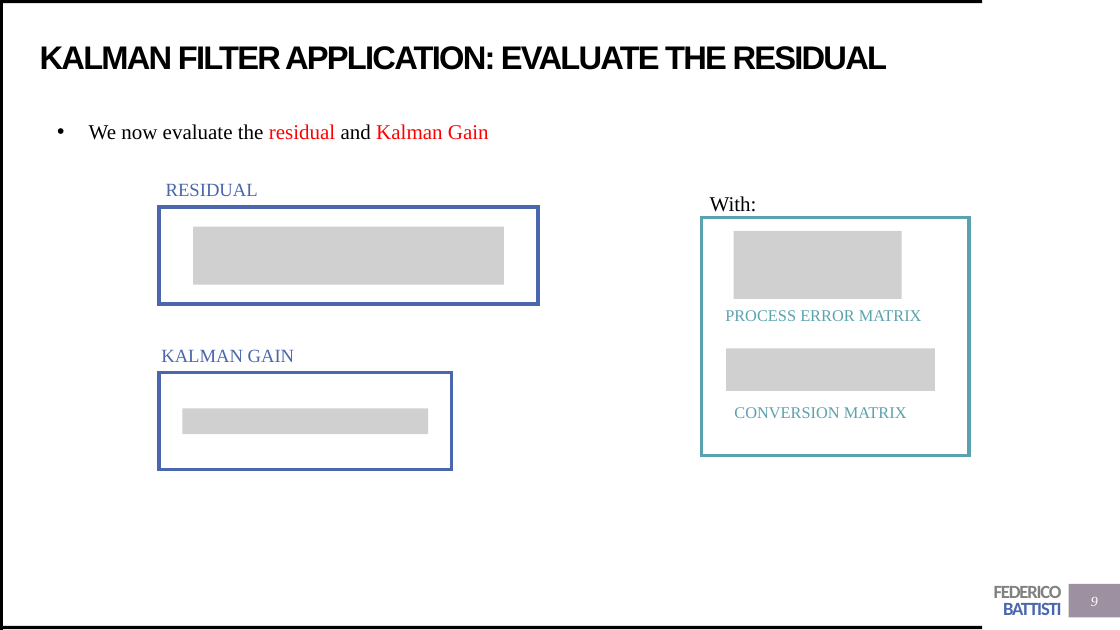
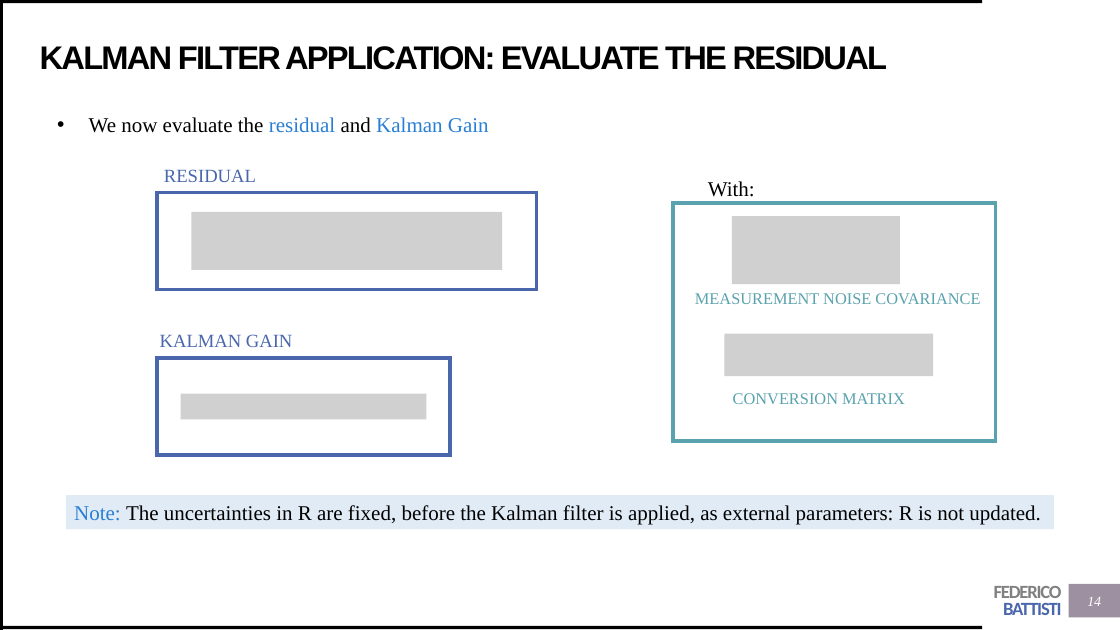
Before and after one commit to Trenchcoat95/OxfordCode, a slide deck: slide 14 of Presentations/Kalman Filter.pptx (slide 9 before the commit). Drawn at 1120x630 pixels with LibreOffice and Linux fonts; fonts in the diff are those of the drawing; grey boxes stand for pictures. Boxes give left, top, right and bottom in pixels: in the first picture for what was removed or moved away, otherwise in the second. Text is boxed around its words. In the diff, an @@ line names an element or a change of style, - is before the commit and + after.

Commit message:
new kalman presentation and toy montecarlo

```diff
--- a/Presentations/Kalman Filter.pptx
+++ b/Presentations/Kalman Filter.pptx
@@ text "We now evaluate the residual ...": place and size @@
-text "We now evaluate the residual ..." at (89,124,489,140)
+text "We now evaluate the residual ..." at (89,117,489,133)
@@ text "We now evaluate the residual ..." at (89,117,489,133): text colour #FF0000 to #297FD5 in "residual Kalman Gain" @@
@@ rectangle: place and size @@
-rectangle at (702,218,969,456)
+rectangle at (673,202,996,441)
@@ text at (695,293,980,304): text changed @@
-PROCESS ERROR MATRIX
+MEASUREMENT NOISE COVARIANCE
@@ 4 texts, 4 pictures, 2 rectangles: place and size @@
-4 texts, 4 pictures, 2 rectangles at (159,183,935,471)
+4 texts, 4 pictures, 2 rectangles at (157,169,933,455)
@@ rectangle added at (66,495,1054,528), fill #E0EBF6, 18 pt, text #000000 @@
+Note: The uncertainties in R are fixed, before the Kalman filter is applied, as external parameters: R is not updated.
@@ page number at (1087,597,1101,606): text changed @@
-9
+14
```
Also in this commit, not shown: 11 other slides changed, 17 slides added, 55 other files.
